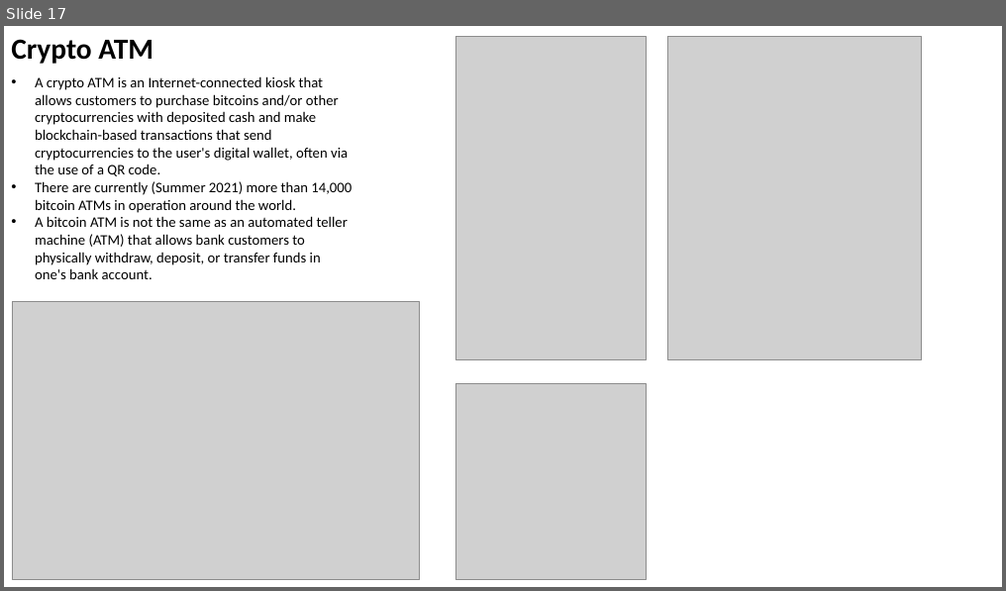
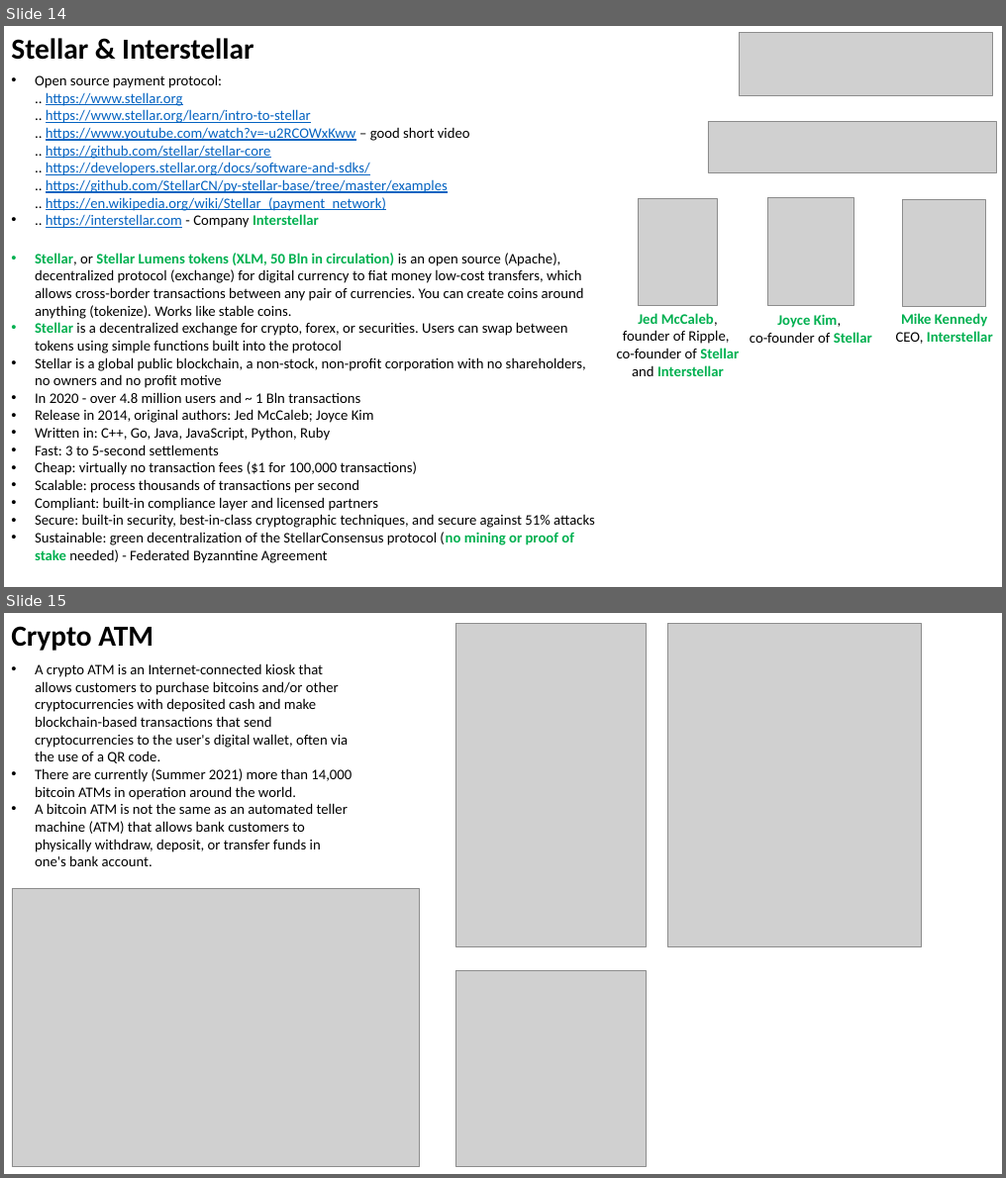
Before and after one commit to lselector/crypto, a slide deck: crypto_04_payment.pptx. Shown one above the other, each under a label of ours: slide 17 before the commit, slides 14 and 15 after it. The pictures are 1006x591 and 1006x1178 pixels, drawn with LibreOffice and Linux fonts; fonts in the diff are those of the drawing; grey boxes stand for pictures. Boxes give left, top, right and bottom in pixels: in the first picture for what was removed or moved away, otherwise in the second. Text is boxed around its words. In the diff, an @@ line names an element or a change of style, - is before the commit and + after.

```diff
--- a/crypto_04_payment.pptx
+++ b/crypto_04_payment.pptx
@@ slide 14 added at [4, 26, 1002, 587], background #FFFFFF @@
@@ text added at [11, 38, 253, 60], 28 pt, text #000000, bold @@
+Stellar & Interstellar
@@ picture added at [740, 32, 993, 95] @@
@@ text added at [35, 75, 470, 228], 14 pt, text #0563C1, underline @@
+• Open source payment protocol:
+  .. https://www.stellar.org
+  .. https://www.stellar.org/learn/intro-to-stellar
+  .. https://www.youtube.com/watch?v=-u2RCOWxKww – good short video
+  .. https://github.com/stellar/stellar-core
+  .. https://developers.stellar.org/docs/software-and-sdks/
+  .. https://github.com/StellarCN/py-stellar-base/tree/master/examples
+  .. https://en.wikipedia.org/wiki/Stellar_(payment_network)
+• .. https://interstellar.com - Company Interstellar
@@ picture added at [709, 121, 997, 173] @@
@@ picture added at [639, 198, 718, 306] @@
@@ picture added at [768, 198, 854, 306] @@
@@ picture added at [903, 199, 985, 307] @@
@@ text added at [35, 253, 595, 564], 14 pt, text #000000 @@
+• Stellar, or Stellar Lumens tokens (XLM, 50 Bln in circulation) is an open source (Apache), decentralized protocol (exchange) for digital currency to fiat money low-cost transfers, which allows cross-border transactions between any pair of currencies. You can create coins around anything (tokenize). Works like stable coins.
+• Stellar is a decentralized exchange for crypto, forex, or securities. Users can swap between tokens using simple functions built into the protocol
+• Stellar is a global public blockchain, a non-stock, non-profit corporation with no shareholders, no owners and no profit motive
+• In 2020 - over 4.8 million users and ~ 1 Bln transactions
+• Release in 2014, original authors: Jed McCaleb; Joyce Kim
+• Written in: C++, Go, Java, JavaScript, Python, Ruby
+• Fast: 3 to 5-second settlements
+• Cheap: virtually no transaction fees ($1 for 100,000 transactions)
+• Scalable: process thousands of transactions per second
+• Compliant: built-in compliance layer and licensed partners
+• Secure: built-in security, best-in-class cryptographic techniques, and secure against 51% attacks
+• Sustainable: green decentralization of the StellarConsensus protocol (no mining or proof of stake needed) - Federated Byzanntine Agreement
@@ text added at [617, 313, 739, 376], 14 pt, text #000000 @@
+Jed McCaleb,
+founder of Ripple,
+co-founder of Stellar and Interstellar
@@ text added at [749, 314, 872, 343], 14 pt, text #00B050, bold @@
+Joyce Kim,
+co-founder of Stellar
@@ text added at [896, 313, 993, 344], 14 pt, text #00B050, bold @@
+Mike Kennedy
+CEO, Interstellar
@@ what was slide 17 is now slide 15 @@
```
Also in this commit, not shown: 2 other slides added, 3 slides removed, 3 other files.
